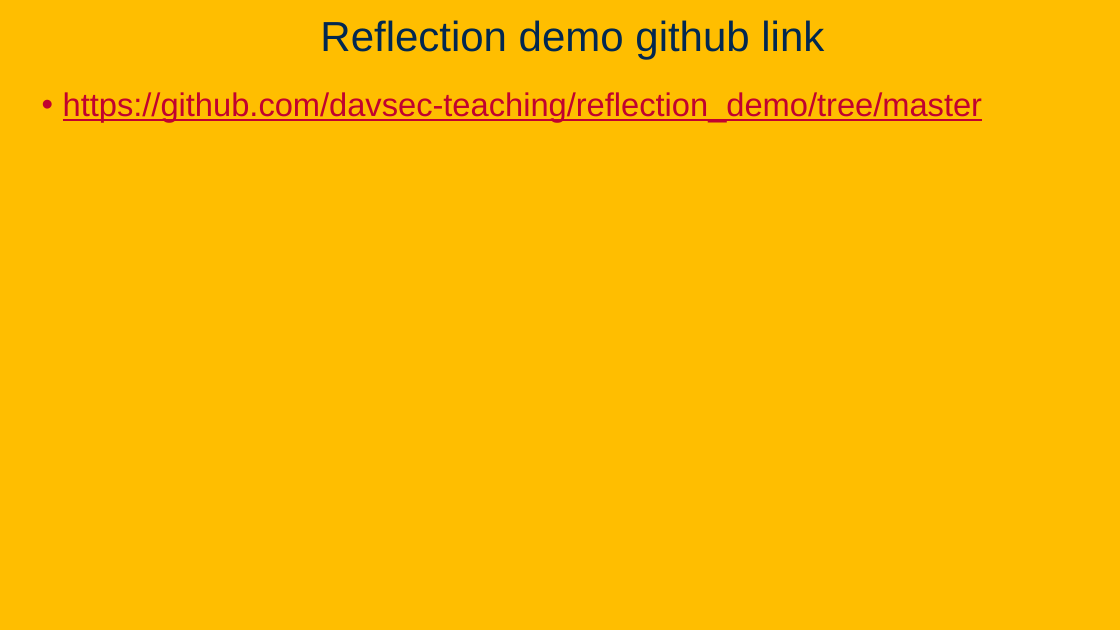
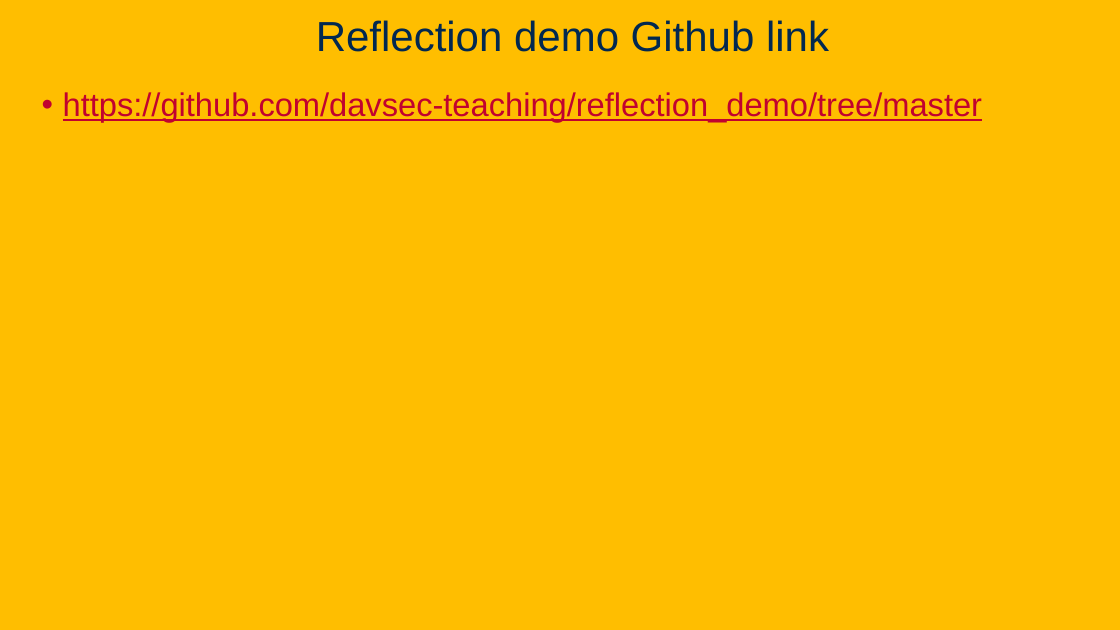
Before and after one commit to davsec-teaching/ECS160-Winter2025, a slide deck: slide 17 of slides/5_annotations_and_reflection.pptx (slide 28 before the commit). Drawn at 1120x630 pixels with LibreOffice and Linux fonts; fonts in the diff are those of the drawing; background and template pictures are left out. Boxes give left, top, right and bottom in pixels: in the first picture for what was removed or moved away, otherwise in the second. Text is boxed around its words. In the diff, an @@ line names an element or a change of style, - is before the commit and + after.

Commit message:
Updated reflection and annotations slides

```diff
--- a/slides/5_annotations_and_reflection.pptx
+++ b/slides/5_annotations_and_reflection.pptx
@@ title at bbox=[316, 20, 829, 52]: text changed @@
-Reflection demo github link
+Reflection demo Github link
```
Also in this commit, not shown: 7 other slides changed, 15 slides added, 4 slides removed.
